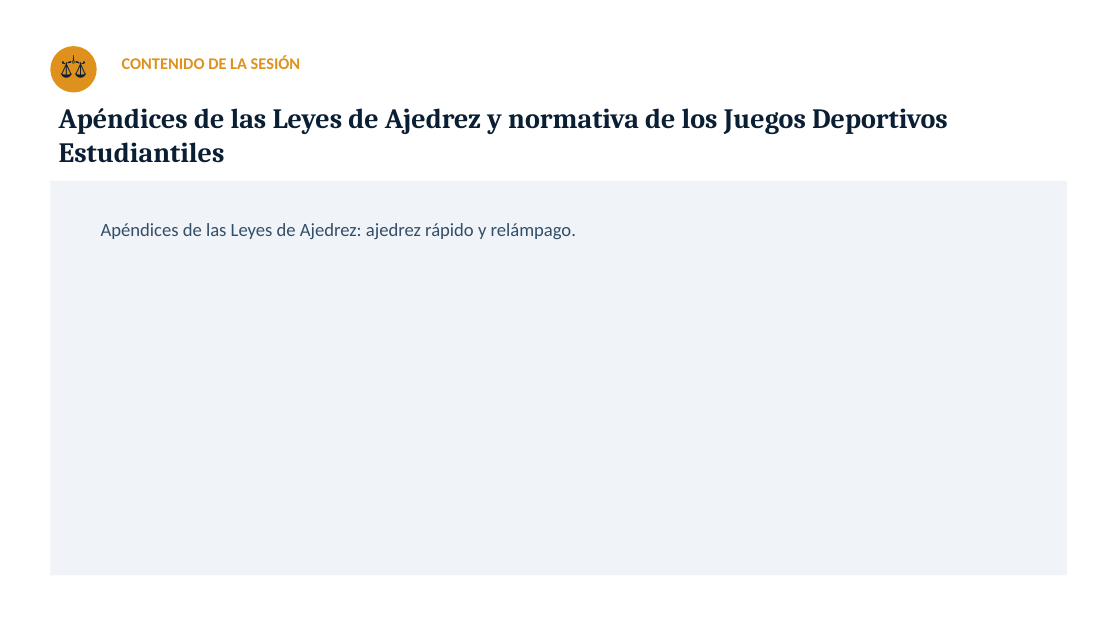
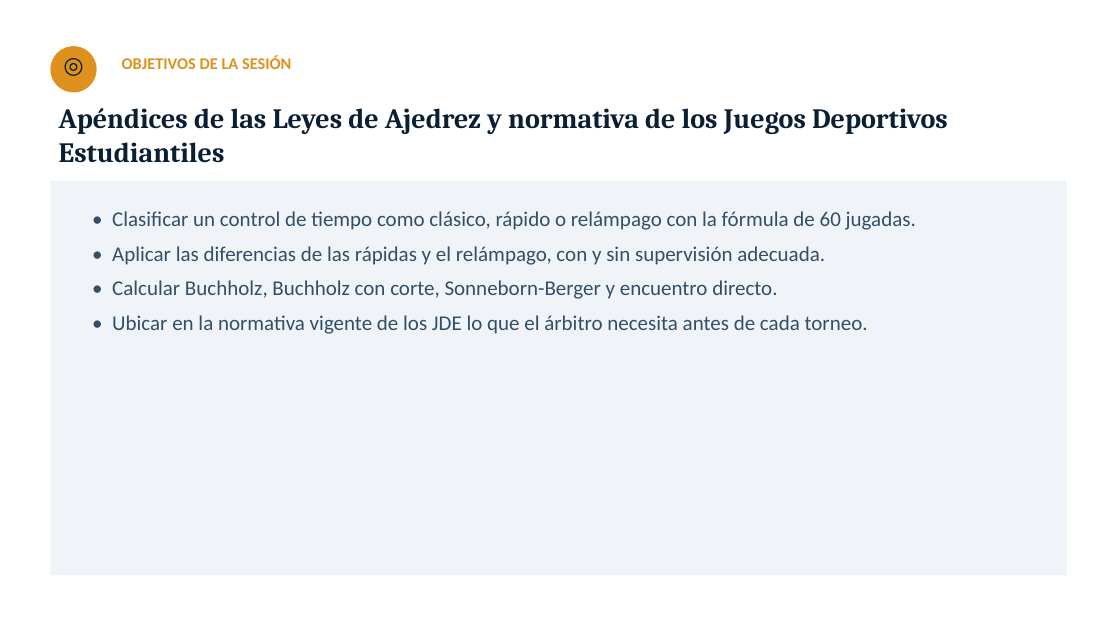
Before and after one commit to GMpupilo2026/Pagina-Completa, a slide deck: slide 2 of cursos/recursos/formacion-ajedrez/03-apendices-y-normativa-jde.pptx. Drawn at 1120x630 pixels with LibreOffice and Linux fonts; fonts in the diff are those of the drawing. Boxes give left, top, right and bottom in pixels: in the first picture for what was removed or moved away, otherwise in the second. Text is boxed around its words. In the diff, an @@ line names an element or a change of style, - is before the commit and + after.

```diff
--- a/cursos/recursos/formacion-ajedrez/03-apendices-y-normativa-jde.pptx
+++ b/cursos/recursos/formacion-ajedrez/03-apendices-y-normativa-jde.pptx
@@ text at (50,46,97,92): text changed @@
-⚖
+◎
@@ text at (122,56,291,69): text changed @@
-CONTENIDO DE LA SESIÓN
+OBJETIVOS DE LA SESIÓN
@@ text at (112,211,916,334): text changed; size 16 to 18 pt @@
-Apéndices de las Leyes de Ajedrez: ajedrez rápido y relámpago.
+• Clasificar un control de tiempo como clásico, rápido o relámpago con la fórmula de 60 jugadas.
+• Aplicar las diferencias de las rápidas y el relámpago, con y sin supervisión adecuada.
+• Calcular Buchholz, Buchholz con corte, Sonneborn-Berger y encuentro directo.
+• Ubicar en la normativa vigente de los JDE lo que el árbitro necesita antes de cada torneo.
```
Also in this commit, not shown: 1 other slide changed, 17 slides added, 1 slide removed, 28 other files.
